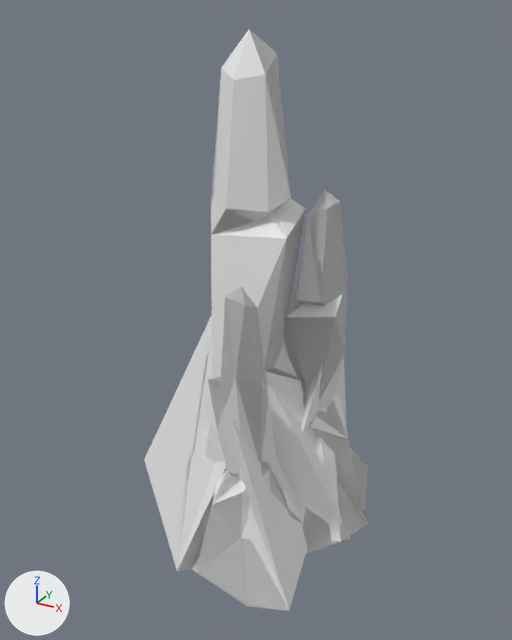
Renders of the glTF model docs/base/@vl2/interiors.vl2/interiors/sspir4.glb from each side of a commit.
The view is the same before and after, from a camera (50 mm lens) standing at (31.3, -54.4, 48.2) and looking at (1.3, 0.4, 20.8). Arrows for +X, +Y and +Z are at lower left; the lights stay in place. The older version comes first.

The older version as bpy lines, for what is in view:
```python
ob_object = bpy.data.objects.new('Object', me_mesh)
ob_object.location = (0.0, 0.0, 0.0)
ob_object_001 = bpy.data.objects.new('Object.001', me_mesh_001)
ob_object_001.location = (0.0, 0.0, 0.0)
ob_object_002 = bpy.data.objects.new('Object.002', me_mesh_002)
ob_object_002.location = (0.0, 0.0, 0.0)
ob_object_003 = bpy.data.objects.new('Object.003', me_mesh_003)
ob_object_003.location = (0.0, 0.0, 0.0)
ob_object_004 = bpy.data.objects.new('Object.004', me_mesh_004)
ob_object_004.location = (0.0, 0.0, 0.0)
ob_object_005 = bpy.data.objects.new('Object.005', me_mesh_005)
ob_object_005.location = (0.0, 0.0, 0.0)
ob_object_006 = bpy.data.objects.new('Object.006', me_mesh_006)
ob_object_006.location = (0.0, 0.0, 0.0)
```
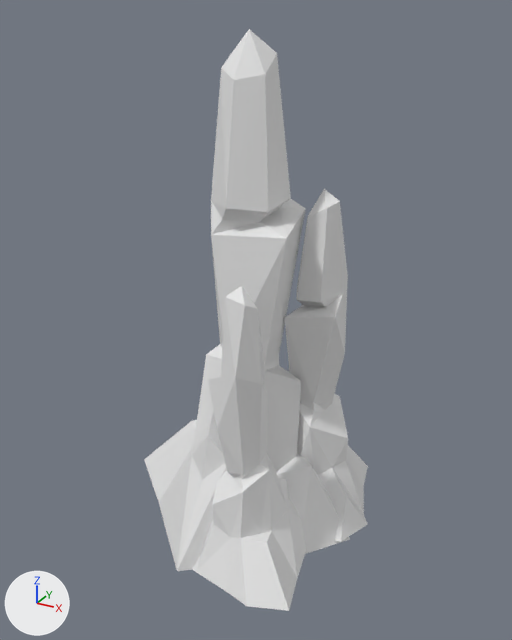
Diff of the bpy script that builds the scene:
```diff
--- a/docs/base/@vl2/interiors.vl2/interiors/sspir4.glb.py
+++ b/docs/base/@vl2/interiors.vl2/interiors/sspir4.glb.py
@@ ob_object_001 @@
-ob_object_001 = bpy.data.objects.new('Object.001', me_mesh_001)
-ob_object_001.location = (0.0, 0.0, 0.0)
@@ ob_object_002 @@
-ob_object_002 = bpy.data.objects.new('Object.002', me_mesh_002)
-ob_object_002.location = (0.0, 0.0, 0.0)
@@ ob_object_003 @@
-ob_object_003 = bpy.data.objects.new('Object.003', me_mesh_003)
-ob_object_003.location = (0.0, 0.0, 0.0)
@@ ob_object_004 @@
-ob_object_004 = bpy.data.objects.new('Object.004', me_mesh_004)
-ob_object_004.location = (0.0, 0.0, 0.0)
@@ ob_object_005 @@
-ob_object_005 = bpy.data.objects.new('Object.005', me_mesh_005)
-ob_object_005.location = (0.0, 0.0, 0.0)
@@ ob_object_006 @@
-ob_object_006 = bpy.data.objects.new('Object.006', me_mesh_006)
-ob_object_006.location = (0.0, 0.0, 0.0)
```

Boxes (x1, y1, x2, y2) around the edits, measured in the pictures (512 x 640 px):
'Object.004', deleted: before (144, 211, 350, 610)
    faces in mat_rockblue5_004 (white #e7e7e7): (211, 215, 350, 539)
    faces in mat_rocksnow2_004 (white #e7e7e7): (144, 211, 348, 610)
'Object.001', deleted: before (177, 35, 368, 610)
    faces in mat_rockblue5_001 (white #e7e7e7): (192, 200, 348, 538)
    faces in mat_rocksnow2_001 (white #e7e7e7): (177, 35, 368, 610)
'Object.006', deleted: before (145, 281, 347, 609)
'Object.002', deleted: before (178, 76, 367, 571)
    faces in mat_rocksnow2_002 (white #e7e7e7): (178, 76, 367, 571)
    faces in mat_rockblue5_002 (white #e7e7e7): (215, 211, 347, 490)
'Object.005', deleted (mostly hidden): before (177, 334, 350, 610)
    faces in mat_rockblue5_005 (white #e7e7e7): (177, 334, 302, 570)
    faces in mat_rocksnow2_005 (white #e7e7e7): (248, 415, 350, 610)
'Object.003', deleted (mostly hidden): before (196, 199, 348, 605)
    faces in mat_rocksnow2_003 (white #e7e7e7): (196, 199, 348, 605)
    faces in mat_rockblue5_003 (white #e7e7e7): (208, 317, 346, 540)
'Object', unchanged, uncovered by the edit: before (177, 29, 368, 611); after (144, 29, 368, 611)
